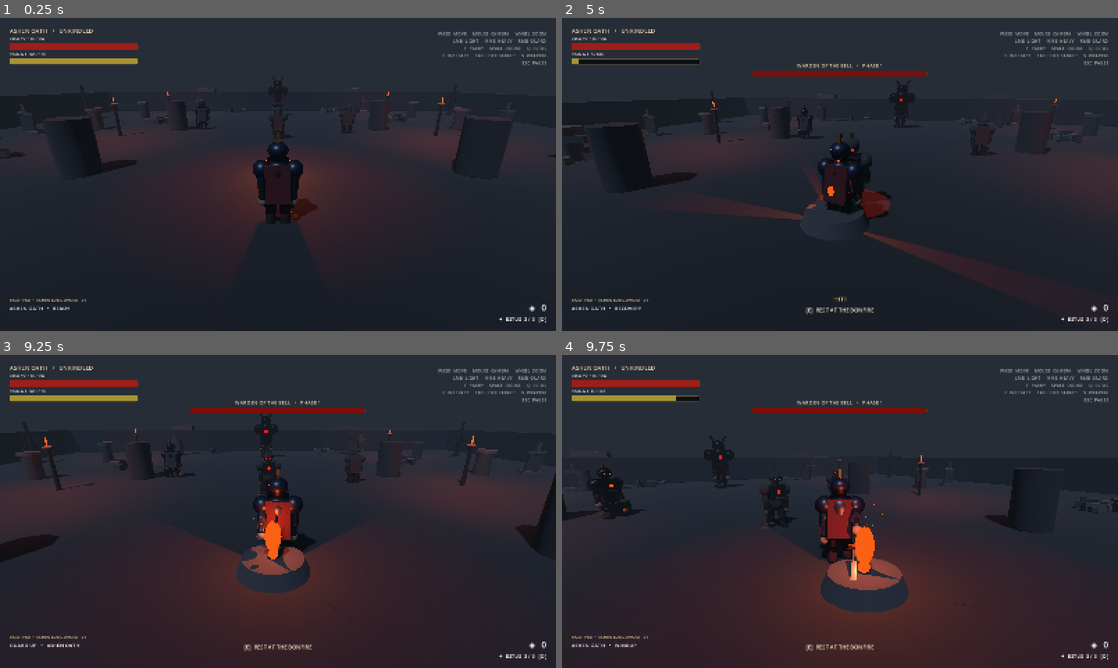
Above: before the commit, frames 1-4 (two rows, left to right).
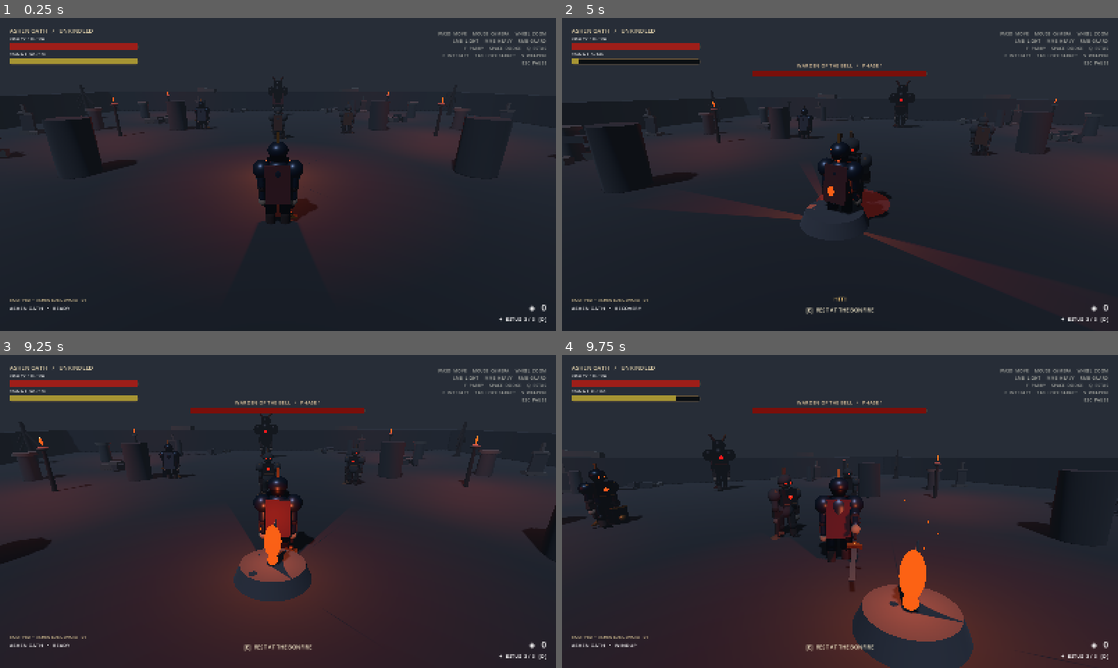
Above: after the commit, the same moments.

Repository: BigFluffyCatOnWatermelon/autism-gaming
Game: Godot game, scene res://scenes/locations/ashen_outskirts.tscn
The game is run twice, just before and just after one commit, with the same random seed, the same clock (stepped at 60 frames per second) and the same inputs.
Inputs (mouse positions are in pixels of both pictures, inside the frame that each line leads up to):
- Up to frame 1 (0.25 s): no input
- Up to frame 2 (5 s): tap Enter at 0.5 s; move the mouse to (867, 174) at 0.52 s; hold W (move_forward) from 0.53 s (still down); right-click (867, 174) at 0.6 s; click (867, 174) at 0.67 s; tap Q (heal) at 0.8, 1.35, 2.3, 3.6 s; move the mouse to (812, 174) at 1.27 s; click (812, 174) at 1.42 s; right-click (812, 174) at 1.55 s; move the mouse to (851, 168) at 2.02 s; right-click (851, 168) at 2.1 s; click (851, 168) at 2.17 s; move the mouse to (834, 180) at 2.77 s; tap Space (dodge) at 2.85 s; click (834, 180) at 2.92 s; right-click (834, 180) at 3.05 s; move the mouse to (878, 177) at 3.52 s; click (878, 177) at 3.67 s; move the mouse to (795, 171) at 4.27 s; tap Middle mouse button (heavy_attack) at 4.35 s; click (795, 171) at 4.42 s; right-click (795, 171) at 4.55 s
- Up to frame 3 (9.25 s): move the mouse to (283, 511) at 5.02 s; tap E (interact) at 5.1 s; click (283, 511) at 5.17 s; tap Q (heal) at 5.3, 6.8, 8.3 s; tap Space (dodge) at 5.75, 7.25, 8.75 s; move the mouse to (194, 433) at 5.77 s; release W (move_forward) at 5.78 s; hold D (move_right) 5.78-6.53 s; click (194, 433) at 5.85 s; right-click (194, 433) at 6.05 s; tap Enter at 6.5, 8 s; move the mouse to (400, 495) at 6.52 s; hold W (move_forward) 6.53-7.28 s; tap Tab (lock_target) at 6.6 s; click (400, 495) at 6.67 s; move the mouse to (166, 527) at 7.27 s; hold D (move_right) 7.28-8.03 s; tap F (parry) at 7.35 s; click (166, 527) at 7.42 s; right-click (166, 527) at 7.55 s; move the mouse to (333, 442) at 8.02 s; hold S (move_back) 8.03-8.78 s; tap Shift (sprint) at 8.1 s; click (333, 442) at 8.17 s; move the mouse to (250, 574) at 8.77 s; hold A (move_left) from 8.78 s (still down); tap V (switch_weapon) at 8.85 s; click (250, 574) at 8.92 s; right-click (250, 574) at 9.05 s
- Up to frame 4 (9.75 s): move the mouse to (878, 514) at 9.52 s; release A (move_left) at 9.53 s; hold W (move_forward) from 9.53 s (still down); tap J at 9.6 s; click (878, 514) at 9.67 s

Frames 1-2 are identical in both runs. In frame 3, 3.2% of the frame differs, in the area x 0-100%, y 19-94%; in frame 4, 9.5%, in the area x 0-100%, y 25-100%.

Commit message:
Fix right mouse guard release and stamina regeneration

Diff:
--- a/soulslike/scripts/player/player_controller.gd
+++ b/soulslike/scripts/player/player_controller.gd
@@ -88,6 +88,18 @@
 		if DisplayServer.get_name() != "headless" and Input.mouse_mode == Input.MOUSE_MODE_VISIBLE and mouse_event.pressed:
 			Input.mouse_mode = Input.MOUSE_MODE_CAPTURED
 			return
+
+		# Always process mouse-button releases, even if the cursor was uncaptured.
+		# Otherwise a held guard/attack can remain stuck after releasing the button.
+		var mouse_action := _mouse_to_action(mouse_event.button_index)
+		if mouse_action != &"":
+			if mouse_event.pressed:
+				if Input.mouse_mode == Input.MOUSE_MODE_CAPTURED or DisplayServer.get_name() == "headless":
+					_set_direct_action(mouse_action, true, false)
+			else:
+				_set_direct_action(mouse_action, false, false)
+			return
+
 		if (Input.mouse_mode == Input.MOUSE_MODE_CAPTURED or DisplayServer.get_name() == "headless") and mouse_event.pressed:
 			if mouse_event.button_index == MOUSE_BUTTON_WHEEL_UP:
 				_zoom_camera(-0.65)
@@ -95,9 +107,6 @@
 			if mouse_event.button_index == MOUSE_BUTTON_WHEEL_DOWN:
 				_zoom_camera(0.65)
 				return
-			var mouse_action := _mouse_to_action(mouse_event.button_index)
-			if mouse_action != &"":
-				_set_direct_action(mouse_action, mouse_event.pressed, false)
 		return
 	if event is InputEventKey:
 		var key_event := event as InputEventKey
--- a/soulslike/tests/gameplay_smoke.gd
+++ b/soulslike/tests/gameplay_smoke.gd
@@ -102,6 +102,30 @@
 		await get_tree().physics_frame
 	if enemy.current_health >= health_after_keyboard_attack:
 		_fail("Left mouse attack did not damage the enemy.")
+		return
+
+	# RMB guard must stop immediately on release and allow stamina regeneration.
+	player.state = PlayerController.ActionState.FREE
+	player.blocking = false
+	player.stamina = player.max_stamina - 20.0
+	player.stamina_regen_wait = 0.0
+	var stamina_before_guard := player.stamina
+	_send_mouse_to_player(player, MOUSE_BUTTON_RIGHT, true)
+	await get_tree().physics_frame
+	if not player.blocking or not player._action_pressed(&"block"):
+		_fail("Right mouse button did not engage the guard.")
+		return
+	_send_mouse_to_player(player, MOUSE_BUTTON_RIGHT, false)
+	if player._action_pressed(&"block"):
+		_fail("Right mouse button remained logically pressed after its release event.")
+		return
+	for _frame in range(3):
+		await get_tree().physics_frame
+	if player.blocking:
+		_fail("Guard remained active after releasing the right mouse button.")
+		return
+	if player.stamina <= stamina_before_guard:
+		_fail("Stamina did not regenerate after releasing the right mouse button.")
 		return
 
 	# Third-person orbit, zoom and shoulder-height tracking.
